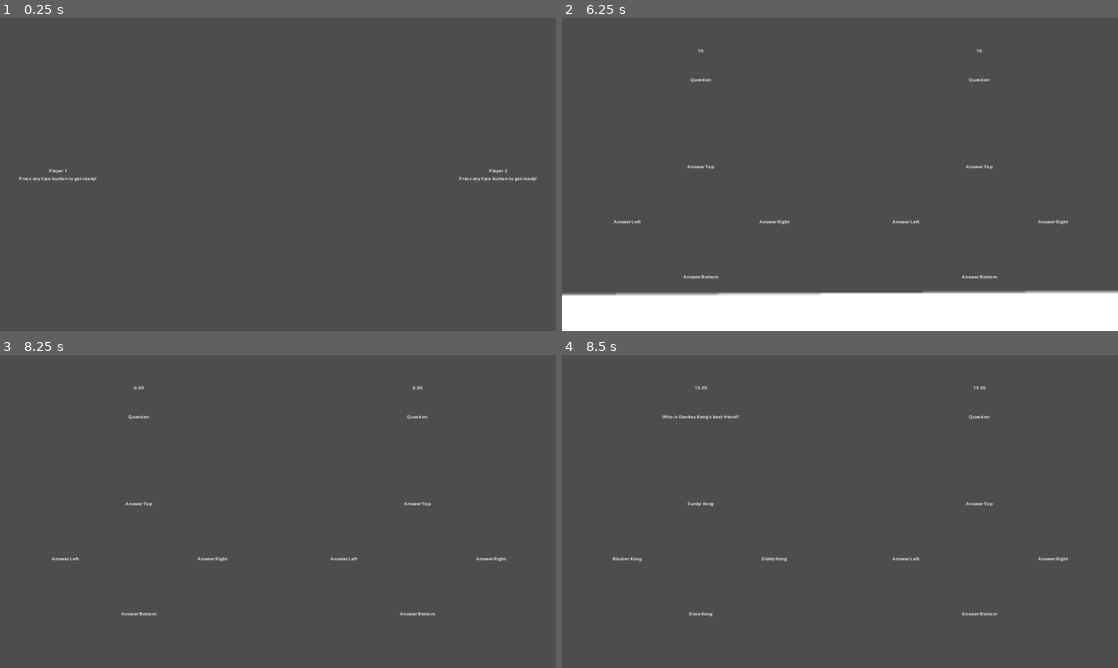
Above: before the commit, frames 1-4 (two rows, left to right).
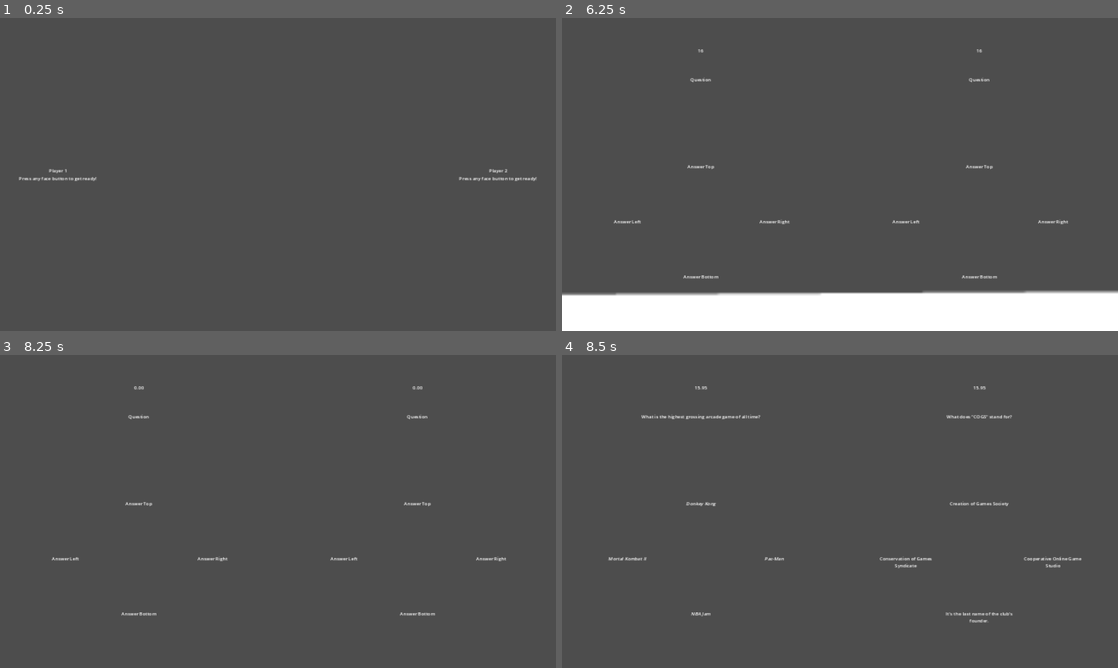
Above: after the commit, the same moments.

Repository: AidanOG/RuckusWare
Game: Godot game, scene res://Start Screen/start_screen.tscn
Two runs of this game, one before a commit and one after it. Both use one fixed random seed, a clock stepped at 60 frames per second and the inputs below. The engine's default icon, where the game draws it, is replaced by a stand-in: a white triangle on a blue panel in a dark square.
Inputs:
- Up to frame 1 (0.25 s): no input
- Up to frame 2 (6.25 s): tap Enter at 0.5, 1.25, 2, 3.5 s; hold D (move_right_0) 0.53-1.28 s; hold Ctrl (any_button_0) 0.53-1.28 s; hold S (move_down_0) 1.28-2.03 s; tap Shift (any_button_1) every 1.5 s from 1.35 to 5.85 s; hold D (move_right_0) 2.03-2.78 s; hold Ctrl (any_button_0) 2.03-2.78 s; tap Space at 2.75, 4.25 s; hold W (move_up_0) 2.78-3.53 s; hold Ctrl (any_button_0) 3.53-4.28 s; hold A (move_left_0) 3.53-5.03 s; hold S (move_down_0) 5.03-5.78 s; hold Ctrl (any_button_0) 5.03-5.78 s; hold D (move_right_0) from 5.78 s (still down)
- Up to frame 3 (8.25 s): release D (move_right_0) at 6.53 s; hold W (move_up_0) 6.53-7.28 s; hold Ctrl (any_button_0) 6.53-7.28 s; hold D (move_right_0) 7.28-8.03 s; tap Shift (any_button_1) at 7.35 s; hold S (move_down_0) from 8.03 s (still down); hold Ctrl (any_button_0) from 8.03 s (still down)
- Up to frame 4 (8.5 s): keep holding S (move_down_0); keep holding Ctrl (any_button_0)

Frames 1-3 are identical in both runs. In frame 4, 0.7% of the frame differs, in the area x 8-94%, y 18-86%.

Commit message:
Changed my speed up addend to a speed up factor, so things should jump up an actual half step now. Also did some more work on the quiz game, added a bunch of questions and made it so player 2's side also populates. Still no actual answering yet. Made hot dog game's sfx pitch scale with speed.

Diff:
--- a/Main Game/Microgames (Boss)/BossQuiz/boss_quiz.gd
+++ b/Main Game/Microgames (Boss)/BossQuiz/boss_quiz.gd
@@ -8,15 +8,15 @@
 @export var p1_time_label: Label
 @export var p2_time_label: Label
 @export var p1_question_label: RichTextLabel
-@export var p2_question_label: Label
-@export var p1_top_label: Label
-@export var p1_left_label: Label
-@export var p1_right_label: Label
-@export var p1_bottom_label: Label
-@export var p2_top_label: Label
-@export var p2_left_label: Label
-@export var p2_right_label: Label
-@export var p2_bottom_label: Label
+@export var p2_question_label: RichTextLabel
+@export var p1_top_label: RichTextLabel
+@export var p1_left_label: RichTextLabel
+@export var p1_right_label: RichTextLabel
+@export var p1_bottom_label: RichTextLabel
+@export var p2_top_label: RichTextLabel
+@export var p2_left_label: RichTextLabel
+@export var p2_right_label: RichTextLabel
+@export var p2_bottom_label: RichTextLabel
 
 var questions_answered_1 = 0
 var questions_answered_2 = 0
@@ -30,12 +30,17 @@
 #var current_question_num_p1
 var question_list_easy = [
 	["[center]Who is Donkey Kong's best friend?[/center]", "Diddy Kong", "Dixie Kong", "", "", "Candy Kong", "Bluster Kong", "Lanky Kong", "Funky Kong", "Chunky Kong", "Lil' Kong", "Stinky Kong", "Mario", "Bowser"],
-	["[center]What year did the original [i]Super Mario Bros.[/i] release?[/center]", "1985", "", "", "1999", "1989", "1995", "1990", "1991", "1982", "1984"]
+	["[center]What year did the original [i]Super Mario Bros.[/i] release?[/center]", "1985", "", "", "", "1999", "1989", "1995", "1990", "1991", "1982", "1984", "19-Aught-7"],
+	["[center]What does \"COGS\" stand for?[/center]", "Creation of Games Society", "", "", "", "Community of Game Scholars", "Conservation of Games Syndicate", "The acronym is meaningless.", "Cost of Goods Sold", "It's the last name of the club's founder.", "Community of Gamedev Specialists", "Console and Online Gaming Society", "Creative Optimization of Games Squad", "Computer Operations and Gaming Simulations", "Cooperative Online Game Studio", "Collaborative Open Game Studio"],
+	["[center]What is the name of COGS' special event held once every semester?[/center]", "Scarlet Game Jam", "", "", "", "Scarlet Game Night", "RU Gaming?", "Fireside Open", "Scarlet Classic", "COGS Minecraft Night"],
+	["[center]What is the highest grossing arcade game of all time?[/center]", "[i]Pac-Man[/i]", "", "", "", "[i]Space Invaders[/i]", "[i]Street Fighter II[/i]", "[i]NBA Jam[/i]", "[i]Asteroids[/i]", "[i]Mortal Kombat II[/i]", "[i]Donkey Kong[/i]", "[i]Galaga[/i]", "[i]Snake[/i]", "[i]Pong[/i]", "[i]Dig Dug[/i]", "[i]Frogger[/i]", "[i]Centipede[/i]"],
+	["[center]What does the \"DS\" in \"Nintendo DS\" stand for?[/center]", "Developers' System", "", "", "", "Digital System", "Digital Screen", "Double Screen", "Display Sync", "Data Sharing", "Dynamic System"],
+	["[center]What does the \"DS\" in \"Nintendo DS\" stand for?[/center]", "Dual Screen", "", "", "", "Digital System", "Digital Screen", "Double Screen", "Display Sync", "Data Sharing", "Dynamic System"],
+	["[center]What is the name of Kratos' son in [i]God of War Ragnarök[/i]?[/center]", "Atreus", "", "", "", "Babitos", "Kratos never cared to name him, and just calls him \"boy\".", "Agamemnon", "Menelaus", "Pallas", "Potestas", "Baldur", "Belial", "Asmodeus", "Atriox", "Artemis", "Apollo"],
+	["[center]What is today's date?[/center]"]
 	]
 var current_correct_answer_p1 = 0
-
-#question_list_easy.append(["Who is Donkey Kong's best friend?", "Diddy Kong", "Dixie Kong", "", "", "Candy Kong", "Bluster Kong", "Lanky Kong", "Funky Kong", "Chunky Kong"])
-
+var current_correct_answer_p2 = 0
 
 # Called when the node enters the scene tree for the first time.
 func _ready():
@@ -43,7 +48,7 @@
 	GameManager.p2_just_failed = true
 
 	if GameManager.game_level == 1:
-		pass
+		craft_date_question()
 	elif GameManager.game_level == 2:
 		pass
 	elif GameManager.game_level == 3:
@@ -65,9 +70,39 @@
 	game_timer.set_wait_time(16/GameManager.game_speed)
 	game_timer.start()
 
-	#current_question_num_p1 = 0
-	print(question_list_easy[0])
-	generate_question_p1(question_list_easy[0])
+	var question_list
+	if GameManager.game_level == 1:
+		question_list = question_list_easy
+	elif GameManager.game_level == 2:
+		pass
+	elif GameManager.game_level == 3:
+		pass
+
+	var asked = []
+
+	var current_question_num_p1 = randi_range(0, question_list.size() - 1)
+	while current_question_num_p1 in asked:
+		current_question_num_p1 = randi_range(0, question_list.size() - 1)
+	asked.append(current_question_num_p1)
+	if question_list == question_list_easy && (current_question_num_p1 == 5 || current_question_num_p1 == 6):
+		asked.append(5)
+		asked.append(6)
+
+
+	var current_question_num_p2 = randi_range(0, question_list.size() - 1)
+	while current_question_num_p2 in asked:
+		current_question_num_p2 = randi_range(0, question_list.size() - 1)
+	asked.append(current_question_num_p2)
+	if question_list == question_list_easy && (current_question_num_p2 == 5 || current_question_num_p2 == 6):
+		asked.append(5)
+		asked.append(6)
+
+	print(asked)
+
+	print(question_list[current_question_num_p1])
+	print(question_list[current_question_num_p2])
+	generate_question_p1(question_list[current_question_num_p1])
+	generate_question_p2(question_list[current_question_num_p2])
 
 
 
@@ -88,13 +123,13 @@
 	var answers_placed = 0
 	already_used.append(current_correct_answer_p1)
 	if current_correct_answer_p1 == 1:
-		p1_top_label.text = question.pop_front()
+		p1_top_label.text = "[center]" + question.pop_front() + "[/center]"
 	elif current_correct_answer_p1 == 2:
-		p1_left_label.text = question.pop_front()
+		p1_left_label.text = "[center]" + question.pop_front() + "[/center]"
 	elif current_correct_answer_p1 == 3:
-		p1_right_label.text = question.pop_front()
+		p1_right_label.text = "[center]" + question.pop_front() + "[/center]"
 	else:
-		p1_bottom_label.text = question.pop_front()
+		p1_bottom_label.text = "[center]" + question.pop_front() + "[/center]"
 	answers_placed += 1
 
 	#Next, put in the guaranteed fake answers, if there are any
@@ -108,13 +143,13 @@
 				next_spot_to_put_in = randi_range(1, 4)
 			already_used.append(next_spot_to_put_in)
 			if next_spot_to_put_in == 1:
-				p1_top_label.text = next_answer_to_put_in
+				p1_top_label.text = "[center]" + next_answer_to_put_in + "[/center]"
 			elif next_spot_to_put_in == 2:
-				p1_left_label.text = next_answer_to_put_in
+				p1_left_label.text = "[center]" + next_answer_to_put_in + "[/center]"
 			elif next_spot_to_put_in == 3:
-				p1_right_label.text = next_answer_to_put_in
+				p1_right_label.text = "[center]" + next_answer_to_put_in + "[/center]"
 			else:
-				p1_bottom_label.text = next_answer_to_put_in
+				p1_bottom_label.text = "[center]" + next_answer_to_put_in + "[/center]"
 			answers_placed += 1
 
 	#fill in remainder with randy options
@@ -125,13 +160,69 @@
 			next_spot_to_put_in = randi_range(1, 4)
 		already_used.append(next_spot_to_put_in)
 		if next_spot_to_put_in == 1:
-			p1_top_label.text = next_answer_to_put_in
+			p1_top_label.text = "[center]" + next_answer_to_put_in + "[/center]"
 		elif next_spot_to_put_in == 2:
-			p1_left_label.text = next_answer_to_put_in
+			p1_left_label.text = "[center]" + next_answer_to_put_in + "[/center]"
 		elif next_spot_to_put_in == 3:
-			p1_right_label.text = next_answer_to_put_in
+			p1_right_label.text = "[center]" + next_answer_to_put_in + "[/center]"
 		else:
-			p1_bottom_label.text = next_answer_to_put_in
+			p1_bottom_label.text = "[center]" + next_answer_to_put_in + "[/center]"
+		answers_placed += 1
+
+func generate_question_p2(question):
+	#Pop the question and display
+	p2_question_label.text = question.pop_front()
+
+	#Generate a number for the location of the answer and place it somewhere random, appending that random spot to already used
+	current_correct_answer_p2 = randi_range(1, 4)
+	var already_used = []
+	var answers_placed = 0
+	already_used.append(current_correct_answer_p2)
+	if current_correct_answer_p2 == 1:
+		p2_top_label.text = "[center]" + question.pop_front() + "[/center]"
+	elif current_correct_answer_p2 == 2:
+		p2_left_label.text = "[center]" + question.pop_front() + "[/center]"
+	elif current_correct_answer_p2 == 3:
+		p2_right_label.text = "[center]" + question.pop_front() + "[/center]"
+	else:
+		p2_bottom_label.text = "[center]" + question.pop_front() + "[/center]"
+	answers_placed += 1
+
+	#Next, put in the guaranteed fake answers, if there are any
+	var next_spot_to_put_in
+	var next_answer_to_put_in
+	for i in range(0, 3):
+		next_answer_to_put_in = question.pop_front()
+		if next_answer_to_put_in != "":
+			next_spot_to_put_in = randi_range(1, 4)
+			while already_used.has(next_spot_to_put_in):
+				next_spot_to_put_in = randi_range(1, 4)
+			already_used.append(next_spot_to_put_in)
+			if next_spot_to_put_in == 1:
+				p2_top_label.text = "[center]" + next_answer_to_put_in + "[/center]"
+			elif next_spot_to_put_in == 2:
+				p2_left_label.text = "[center]" + next_answer_to_put_in + "[/center]"
+			elif next_spot_to_put_in == 3:
+				p2_right_label.text = "[center]" + next_answer_to_put_in + "[/center]"
+			else:
+				p2_bottom_label.text = "[center]" + next_answer_to_put_in + "[/center]"
+			answers_placed += 1
+
+	#fill in remainder with randy options
+	while answers_placed < 4:
+		next_answer_to_put_in = question.pop_at(randi_range(0, question.size() - 1))
+		next_spot_to_put_in = randi_range(1, 4)
+		while already_used.has(next_spot_to_put_in):
+			next_spot_to_put_in = randi_range(1, 4)
+		already_used.append(next_spot_to_put_in)
+		if next_spot_to_put_in == 1:
+			p2_top_label.text = "[center]" + next_answer_to_put_in + "[/center]"
+		elif next_spot_to_put_in == 2:
+			p2_left_label.text = "[center]" + next_answer_to_put_in + "[/center]"
+		elif next_spot_to_put_in == 3:
+			p2_right_label.text = "[center]" + next_answer_to_put_in + "[/center]"
+		else:
+			p2_bottom_label.text = "[center]" + next_answer_to_put_in + "[/center]"
 		answers_placed += 1
 
 
@@ -146,3 +237,32 @@
 	game_music.stop()
 
 	all_done.emit()
+
+func craft_date_question():
+	var date = Time.get_date_dict_from_system(false)
+	var year = int(date.year)
+	var month = int(date.month)
+	var day = int(date.day)
+	question_list_easy[8].append(str(month) + "/" + str(day) + "/" + str(year))
+	for i in range(0, 3):
+		question_list_easy[8].append("")
+
+	question_list_easy[8].append(str(day) + "/" + str(month) + "/" + str(year))
+	question_list_easy[8].append(str(month + 1) + "/" + str(day) + "/" + str(year))
+	question_list_easy[8].append(str(month - 1) + "/" + str(day) + "/" + str(year))
+	question_list_easy[8].append(str(month) + "/" + str(day + 1) + "/" + str(year))
+	question_list_easy[8].append(str(month) + "/" + str(day + 2) + "/" + str(year))
+	question_list_easy[8].append(str(month) + "/" + str(day + 3) + "/" + str(year))
+	question_list_easy[8].append(str(month) + "/" + str(day - 1) + "/" + str(year))
+	question_list_easy[8].append(str(month) + "/" + str(day - 2) + "/" + str(year))
+	question_list_easy[8].append(str(month) + "/" + str(day - 3) + "/" + str(year))
+	question_list_easy[8].append(str(month) + "/" + str(day) + "/" + str(year + 1))
+	question_list_easy[8].append(str(month) + "/" + str(day) + "/" + str(year - 1))
+	question_list_easy[8].append(str(month) + "/" + str(day + 1) + "/" + str(year + 1))
+	question_list_easy[8].append(str(month) + "/" + str(day + 1) + "/" + str(year - 1))
+	question_list_easy[8].append(str(month) + "/" + str(day - 1) + "/" + str(year + 1))
+	question_list_easy[8].append(str(month) + "/" + str(day - 1) + "/" + str(year - 1))
+	question_list_easy[8].append(str(month + 1) + "/" + str(day + 1) + "/" + str(year))
+	question_list_easy[8].append(str(month - 1) + "/" + str(day + 1) + "/" + str(year))
+	question_list_easy[8].append(str(month + 1) + "/" + str(day - 1) + "/" + str(year))
+	question_list_easy[8].append(str(month - 1) + "/" + str(day - 1) + "/" + str(year))
--- a/Main Game/Microgames (Boss)/BossQuiz/boss_quiz.tscn
+++ b/Main Game/Microgames (Boss)/BossQuiz/boss_quiz.tscn
@@ -73,7 +73,7 @@
 bbcode_enabled = true
 text = "[center]Question[/center]"
 
-[node name="P1Top" type="Label" parent="CanvasLayer/Control/HBoxContainer/P1Side"]
+[node name="P1Top" type="RichTextLabel" parent="CanvasLayer/Control/HBoxContainer/P1Side"]
 layout_mode = 1
 anchors_preset = 5
 anchor_left = 0.5
@@ -84,11 +84,11 @@
 offset_bottom = 600.0
 grow_horizontal = 2
 size_flags_vertical = 0
-text = "Answer Top"
-horizontal_alignment = 1
-text_overrun_behavior = 1
-
-[node name="P1Left" type="Label" parent="CanvasLayer/Control/HBoxContainer/P1Side"]
+bbcode_enabled = true
+text = "[center]Answer Top[/center]"
+autowrap_mode = 2
+
+[node name="P1Left" type="RichTextLabel" parent="CanvasLayer/Control/HBoxContainer/P1Side"]
 layout_mode = 1
 anchors_preset = 4
 anchor_top = 0.5
@@ -99,12 +99,11 @@
 offset_bottom = 250.0
 grow_vertical = 2
 size_flags_horizontal = 0
-size_flags_vertical = 1
-text = "Answer Left"
-horizontal_alignment = 1
-text_overrun_behavior = 1
-
-[node name="P1Right" type="Label" parent="CanvasLayer/Control/HBoxContainer/P1Side"]
+bbcode_enabled = true
+text = "[center]Answer Left[/center]"
+autowrap_mode = 2
+
+[node name="P1Right" type="RichTextLabel" parent="CanvasLayer/Control/HBoxContainer/P1Side"]
 layout_mode = 1
 anchors_preset = 6
 anchor_left = 1.0
@@ -118,12 +117,11 @@
 grow_horizontal = 0
 grow_vertical = 2
 size_flags_horizontal = 0
-size_flags_vertical = 1
-text = "Answer Right"
-horizontal_alignment = 1
-text_overrun_behavior = 1
-
-[node name="P1Bottom" type="Label" parent="CanvasLayer/Control/HBoxContainer/P1Side"]
+bbcode_enabled = true
+text = "[center]Answer Right[/center]"
+autowrap_mode = 2
+
+[node name="P1Bottom" type="RichTextLabel" parent="CanvasLayer/Control/HBoxContainer/P1Side"]
 layout_mode = 1
 anchors_preset = 7
 anchor_left = 0.5
@@ -137,9 +135,9 @@
 grow_horizontal = 2
 grow_vertical = 0
 size_flags_vertical = 0
-text = "Answer Bottom"
-horizontal_alignment = 1
-text_overrun_behavior = 1
+bbcode_enabled = true
+text = "[center]Answer Bottom[/center]"
+autowrap_mode = 2
 
 [node name="P2Side" type="Control" parent="CanvasLayer/Control/HBoxContainer"]
 layout_mode = 2
@@ -161,7 +159,7 @@
 horizontal_alignment = 1
 text_overrun_behavior = 1
 
-[node name="P2Question" type="Label" parent="CanvasLayer/Control/HBoxContainer/P2Side"]
+[node name="P2Question" type="RichTextLabel" parent="CanvasLayer/Control/HBoxContainer/P2Side"]
 layout_mode = 1
 anchors_preset = 5
 anchor_left = 0.5
@@ -172,11 +170,10 @@
 offset_bottom = 300.0
 grow_horizontal = 2
 size_flags_vertical = 0
-text = "Question"
-horizontal_alignment = 1
-text_overrun_behavior = 1
-
-[node name="P2Top" type="Label" parent="CanvasLayer/Control/HBoxContainer/P2Side"]
+bbcode_enabled = true
+text = "[center]Question[/center]"
+
+[node name="P2Top" type="RichTextLabel" parent="CanvasLayer/Control/HBoxContainer/P2Side"]
 layout_mode = 1
 anchors_preset = 5
 anchor_left = 0.5
@@ -187,11 +184,11 @@
 offset_bottom = 600.0
 grow_horizontal = 2
 size_flags_vertical = 0
-text = "Answer Top"
-horizontal_alignment = 1
-text_overrun_behavior = 1
-
-[node name="P2Left" type="Label" parent="CanvasLayer/Control/HBoxContainer/P2Side"]
+bbcode_enabled = true
+text = "[center]Answer Top[/center]"
+autowrap_mode = 2
+
+[node name="P2Left" type="RichTextLabel" parent="CanvasLayer/Control/HBoxContainer/P2Side"]
 layout_mode = 1
 anchors_preset = 4
 anchor_top = 0.5
@@ -202,12 +199,11 @@
 offset_bottom = 250.0
 grow_vertical = 2
 size_flags_horizontal = 0
-size_flags_vertical = 1
-text = "Answer Left"
-horizontal_alignment = 1
-text_overrun_behavior = 1
-
-[node name="P2Right" type="Label" parent="CanvasLayer/Control/HBoxContainer/P2Side"]
+bbcode_enabled = true
+text = "[center]Answer Left[/center]"
+autowrap_mode = 2
+
+[node name="P2Right" type="RichTextLabel" parent="CanvasLayer/Control/HBoxContainer/P2Side"]
 layout_mode = 1
 anchors_preset = 6
 anchor_left = 1.0
@@ -221,12 +217,11 @@
 grow_horizontal = 0
 grow_vertical = 2
 size_flags_horizontal = 0
-size_flags_vertical = 1
-text = "Answer Right"
-horizontal_alignment = 1
-text_overrun_behavior = 1
-
-[node name="P2Bottom" type="Label" parent="CanvasLayer/Control/HBoxContainer/P2Side"]
+bbcode_enabled = true
+text = "[center]Answer Right[/center]"
+autowrap_mode = 2
+
+[node name="P2Bottom" type="RichTextLabel" parent="CanvasLayer/Control/HBoxContainer/P2Side"]
 layout_mode = 1
 anchors_preset = 7
 anchor_left = 0.5
@@ -240,9 +235,9 @@
 grow_horizontal = 2
 grow_vertical = 0
 size_flags_vertical = 0
-text = "Answer Bottom"
-horizontal_alignment = 1
-text_overrun_behavior = 1
+bbcode_enabled = true
+text = "[center]Answer Bottom[/center]"
+autowrap_mode = 2
 
 [node name="TransitionRect" type="TextureRect" parent="CanvasLayer/Control"]
 layout_mode = 1
--- a/Main Game/Microgames/GameHotDog/game_grab_stick.gd
+++ b/Main Game/Microgames/GameHotDog/game_grab_stick.gd
@@ -68,6 +68,11 @@
 	game_music.set_pitch_scale(GameManager.game_speed)
 	game_music.play()
 
+	sfx_whip1.set_pitch_scale(GameManager.game_speed)
+	sfx_whip2.set_pitch_scale(GameManager.game_speed)
+	sfx_miss1.set_pitch_scale(GameManager.game_speed)
+	sfx_miss2.set_pitch_scale(GameManager.game_speed)
+
 	catchable_1 = false
 	catchable_2 = false
 
--- a/Main Game/main.gd
+++ b/Main Game/main.gd
@@ -26,7 +26,7 @@
 var current_microgame: BaseMicrogame
 
 var next_game = 0
-var speed_up_addend = 0.06
+var speed_up_factor = 1.0594631
 
 
 # Called when the node enters the scene tree for the first time.
@@ -90,8 +90,8 @@
 
 		if GameManager.speed_up_now == true:
 																					#used to be 1.375
-			countdown_timer.set_wait_time((2.00) / (GameManager.game_speed) + ((4.00 + 1.5) / (GameManager.game_speed + speed_up_addend))) # each part of song is 2sec. 1.375 sec of the intermission is played here, the other 0.625 sec is played in the game scene
-			intermission_music_timer.set_wait_time((2.00)/ (GameManager.game_speed) + (4.00 / (GameManager.game_speed + speed_up_addend)))
+			countdown_timer.set_wait_time((2.00) / (GameManager.game_speed) + ((4.00 + 1.5) / (GameManager.game_speed * speed_up_factor))) # each part of song is 2sec. 1.375 sec of the intermission is played here, the other 0.625 sec is played in the game scene
+			intermission_music_timer.set_wait_time((2.00)/ (GameManager.game_speed) + (4.00 / (GameManager.game_speed * speed_up_factor)))
 			speed_up_music_timer.set_wait_time((2.00)/ GameManager.game_speed)
 			speed_up_music_timer.start()
 			GameManager.speed_up_now = false
@@ -119,8 +119,9 @@
 	GameManager.p1_just_failed = false
 	GameManager.p2_just_failed = false
 	if GameManager.p1_lives > 0 && GameManager.p2_lives > 0:
-		#next_game = randi_range(0, 1)
+		next_game = randi_range(0, 1)
 		next_game = 1000
+
 		if(next_game == 0):
 			#get_tree().change_scene_to_packed(SceneManager.grab_stick)
 			current_microgame = game_grab_stick.instantiate() as BaseMicrogame
@@ -166,7 +167,7 @@
 
 
 func _on_speed_up_music_timer_timeout():
-	GameManager.game_speed += speed_up_addend
+	GameManager.game_speed *= speed_up_factor
 	background_animation.set_speed_scale(GameManager.game_speed)
 	left_racoon.set_speed_scale(GameManager.game_speed)
 	right_racoon.set_speed_scale(GameManager.game_speed)
